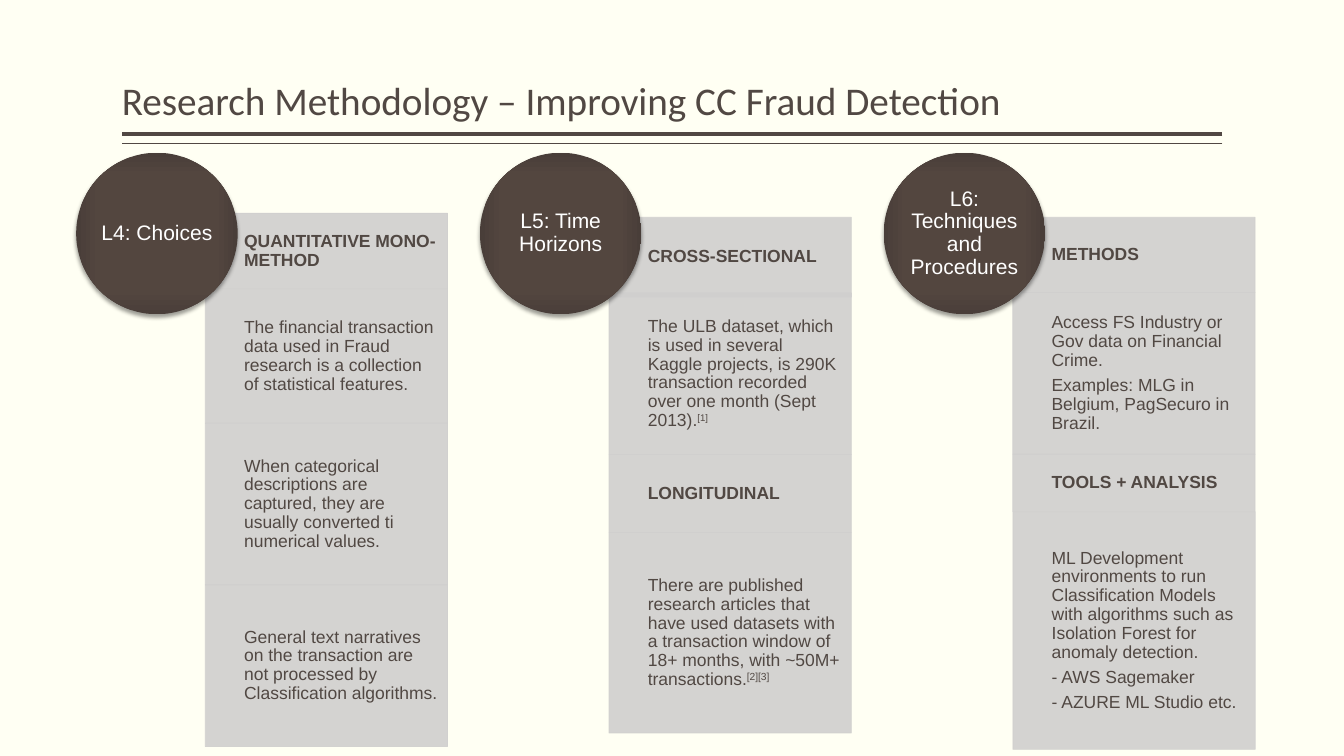
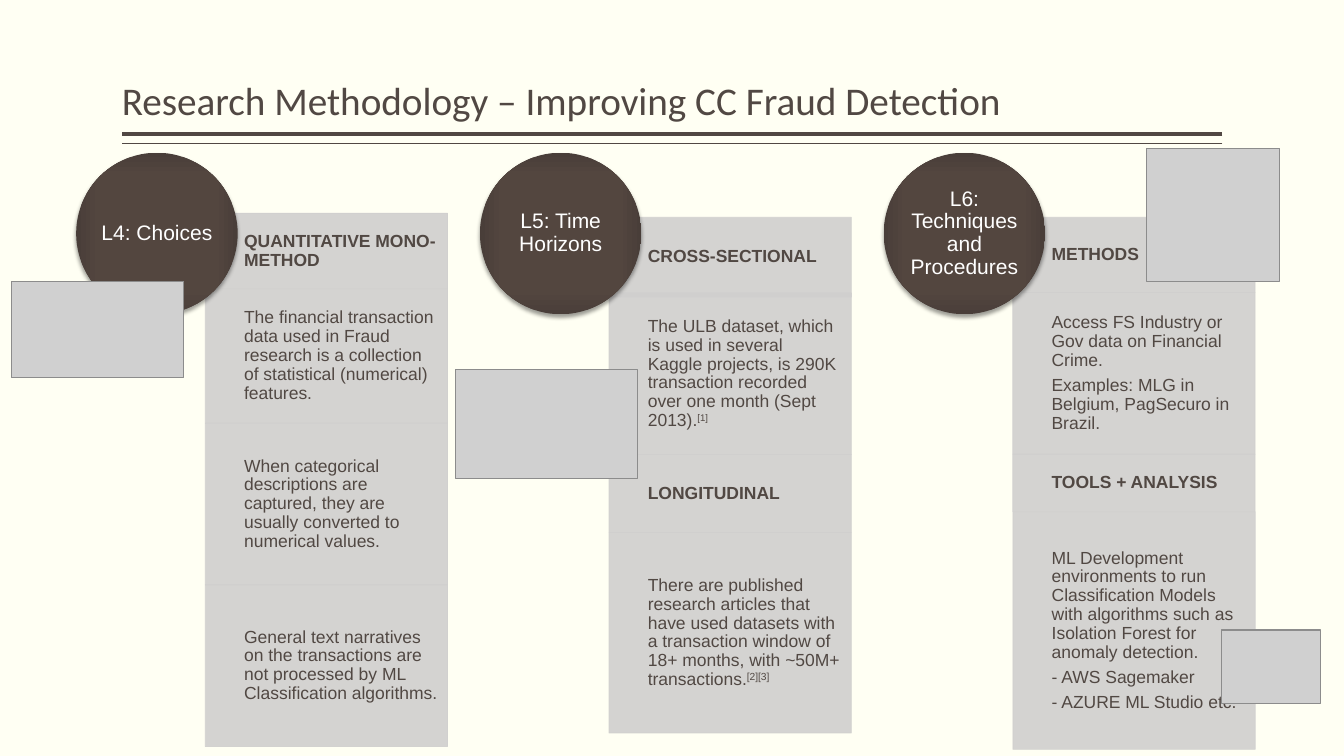
Before and after one commit to JackDaedalus/Sci-Research, a slide deck: slide 4 of PPT/My Topic CC Fraud cf v1-1 150222.pptx. Drawn at 1344x756 pixels with LibreOffice and Linux fonts; fonts in the diff are those of the drawing; grey boxes stand for pictures. Boxes give left, top, right and bottom in pixels: in the first picture for what was removed or moved away, otherwise in the second. Text is boxed around its words. In the diff, an @@ line names an element or a change of style, - is before the commit and + after.

```diff
--- a/PPT/My Topic CC Fraud cf v1-1 150222.pptx
+++ b/PPT/My Topic CC Fraud cf v1-1 150222.pptx
@@ picture added at [1147, 148, 1280, 281] @@
@@ picture added at [11, 281, 184, 378] @@
@@ text at [244, 310, 434, 399]: text changed @@
-The financial transaction data used in Fraud research is a collection of statistical features.
+The financial transaction data used in Fraud research is a collection of statistical (numerical) features.
@@ picture added at [456, 370, 638, 479] @@
@@ text at [244, 459, 400, 547]: text changed @@
-When categorical descriptions are captured, they are usually converted ti numerical values.
+When categorical descriptions are captured, they are usually converted to numerical values.
@@ text at [244, 630, 437, 703]: text changed @@
-General text narratives on the transaction are not processed by Classification algorithms.
+General text narratives on the transactions are not processed by ML Classification algorithms.
@@ picture added at [1222, 630, 1320, 704] @@
```
Also in this commit, not shown: 4 other slides changed, 1 slide added, 2 slides removed, 20 other files.
